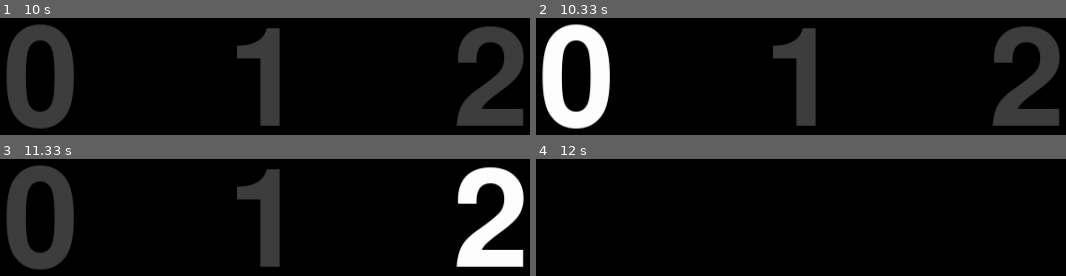
Above: before the commit, frames 1-4 (two rows, left to right).
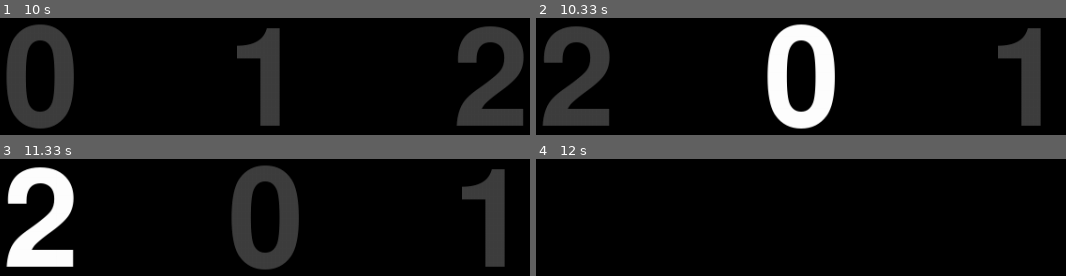
Above: after the commit, the same moments.

Repository: StarikovaA/PBSM
Game: pygame game, started from experimental_design/speller_matrix.py
Two runs of this game, one before a commit and one after it. Both use one fixed random seed, a clock stepped at 60 frames per second and the inputs below.
Inputs:
- Up to frame 1 (10 s): no input
- Up to frame 2 (10.33 s): no input
- Up to frame 3 (11.33 s): no input
- Up to frame 4 (12 s): no input

Frame 1 is identical in both runs. In frame 2, 23% of the frame differs, in the area x 1-99%, y 5-95%; in frame 3, 24%; in frame 4, nothing differs.

Commit message:
printed symbols

Diff:
--- a/experimental_design/speller_matrix.py
+++ b/experimental_design/speller_matrix.py
@@ -43,19 +43,27 @@
     # Add the position to the symbol_positions list
     symbol_positions.append((horizontal_position, vertical_position))
 
-##################################################################################
+
 # Main game loop
-
 running = True
 last_update_time = pygame.time.get_ticks()
 update_interval = 128  # literature said so
+
+
+# Define the symbol order combinations
+symbol_order_combinations = [
+    ["0", "1", "2"],
+    ["2", "0", "1"],
+    ["1", "2", "0"],
+]
 
 # New variables for game state and iteration count
 game_state = 0
 scene_state = 0
 iteration_count = 0
+combination_counter = 0
 
-while running:
+while True:
     if game_state == 0:
         if scene_state == 0:
             # Display black screen for 5 seconds
@@ -79,7 +87,7 @@
             time.sleep(1)
             game_state = 1  # Move to the next game state
     elif game_state == 1:
-    # Iterate the main game loop 15 times
+        # Iterate the main game loop 15 times
         for _ in range(10):
             window.fill((0, 0, 0))  # Black
             # Update the symbol colors every 128 milliseconds
@@ -88,8 +96,11 @@
                 last_update_time = current_time
                 random.shuffle(symbol_colors)  # Randomly shuffle the symbol colors
 
+            # Get the symbol order for the current combination index
+            symbol_order = symbol_order_combinations[combination_counter % len(symbol_order_combinations)]
+
             # Draw the symbols on the window
-            for symbol, position in zip(matrix_symbols, symbol_positions):
+            for symbol, position in zip(symbol_order, symbol_positions):
                 font_size = int(0.3 * min(window_width_px, window_height_px))  # Adjust font size based on window size
                 font = pygame.font.Font(None, font_size)
                 color = symbol_colors[matrix_symbols.index(symbol)]
@@ -97,22 +108,26 @@
                 text_rect = text.get_rect(center=position)
                 window.blit(text, text_rect)
 
+                # Print the symbol to the terminal
+                print("Symbol:", symbol)
+
             # Update the display
             pygame.display.update()
 
             # Handle events
             for event in pygame.event.get():
                 if event.type == pygame.QUIT:
-                    running = False
+                    pygame.quit()
+                    exit()
                 elif event.type == pygame.KEYDOWN:
                     if event.key == pygame.K_ESCAPE:
-                        running = False
+                        pygame.quit()
+                        exit()
 
             pygame.time.wait(update_interval)
 
             # Increment the iteration count
             iteration_count += 1
-            print(iteration_count)
             if iteration_count == 10:
                 game_state = 2
                 iteration_count = 0
@@ -122,6 +137,11 @@
         window.fill((0, 0, 0))  # Black
         pygame.display.update()
         time.sleep(2)
+        combination_counter += 1
+        if combination_counter == 10:
+            break
         game_state = 0
+        print("End of task")
+        print(combination_counter)
 
 pygame.quit()
